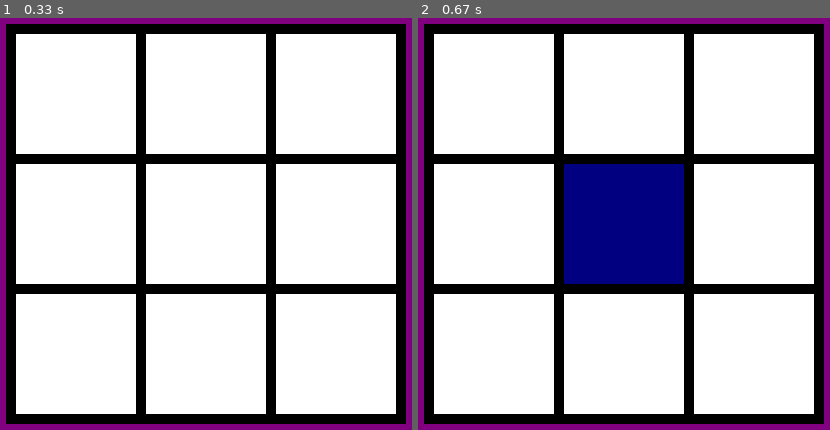
Above: before the commit, frames 1-2 (left to right).
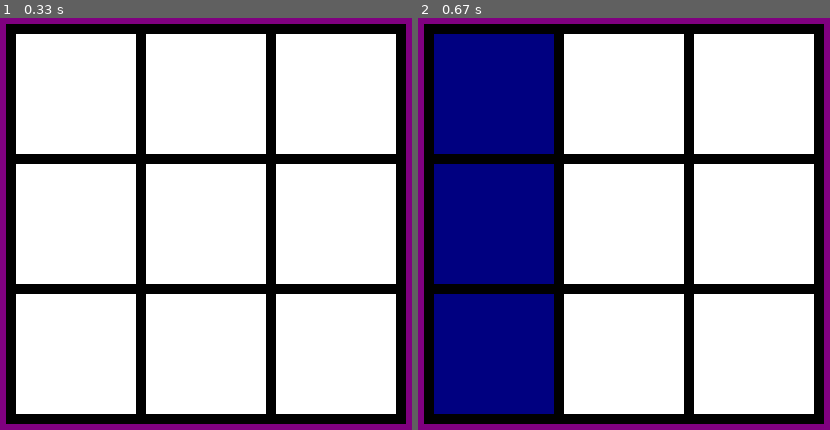
Above: after the commit, the same moments.

Repository: saarkatz/TheGameCollection
Game: pygame game, started from TicTacToe.py
Same seed, same stepped clock (60 frames per second), same inputs: the game is played once before the commit and once after it.
Inputs (mouse positions are in pixels of both pictures, inside the frame that each line leads up to):
- Up to frame 1 (0.33 s): no input
- Up to frame 2 (0.67 s): click (624, 224) at 0.38 s

Frame 1 is identical in both runs. In frame 2, 34% of the frame differs, in the area x 3-65%, y 3-97%.

Commit message:
db, option to move between rooms

Diff:
--- /dev/null
+++ b/TextAdventure/Room.py
@@ -0,0 +1,44 @@
+import json
+import sqlite3
+
+ROOM_DB = "rooms.db"
+
+
+def get_room(room_id):
+    ret_room = None
+
+    connect = sqlite3.connect(ROOM_DB)
+
+    for row in connect.execute("select json from rooms where id=?", (room_id,)):
+        json_text = row[0]
+        dictionary = json.loads(json_text)
+        dictionary['room_id'] = room_id
+        ret_room = Room(**dictionary)
+        break
+    return ret_room
+
+
+class Room:
+    def __init__(self, room_id=0, name="A Room", description="An empty room", neighbors={}):
+        self.room_id = room_id
+        self.name = name
+        self.description = description
+        self.neighbors = neighbors
+
+    def _neighbor(self, direction):
+        if direction in self.neighbors:
+            return self.neighbors[direction]
+        else:
+            return None
+
+    def north(self):
+        return self._neighbor('n')
+
+    def south(self):
+        return self._neighbor('s')
+
+    def east(self):
+        return self._neighbor('e')
+
+    def west(self):
+        return self._neighbor('w')
--- /dev/null
+++ b/TextAdventure/TextAdventureGame.py
@@ -0,0 +1,83 @@
+import cmd
+import json
+from Room import get_room
+import textwrap
+
+START_ROOM = 1
+
+
+class Game(cmd.Cmd):
+    def __init__(self):
+        cmd.Cmd.__init__(self)
+        self.location = get_room(START_ROOM)
+        self.look()
+
+    def move(self, direction):
+        """
+
+        """
+        newroom = self.location._neighbor(direction)
+        if newroom is None:
+            print("You can't go that way.")
+        else:
+            self.location = get_room(newroom)
+            self.look()
+
+    def look(self):
+        """
+        Look on your current room
+        """
+        print(self.location.name)
+        print("")
+        for line in textwrap.wrap(self.location.description):
+            print(line)
+
+    def do_n(self, args):
+        """
+        Go north
+        """
+        self.move('n')
+
+    def do_s(self, args):
+        """
+        Go south
+        """
+        self.move('s')
+
+    def do_w(self, args):
+        """
+        Go west
+        """
+        self.move('w')
+
+    def do_e(self, args):
+        """
+        Go east
+        """
+        self.move('e')
+
+    def do_up(self, args):
+        """
+        Go up
+        """
+        self.move('up')
+
+    def do_down(self, args):
+        """
+        Go down
+        """
+        self.move('down')
+
+    def do_quit(self, args):
+        """
+        Leaves the game
+        :param args:
+        :return:
+        """
+        print("Thanks for playing")
+        return True
+
+
+if __name__ == "__main__":
+    game = Game()
+    game.cmdloop()
--- /dev/null
+++ b/TextAdventure/db.py
@@ -0,0 +1,27 @@
+import sys
+import sqlite3
+import os
+import os.path
+
+PATH = "rooms"
+
+
+def main(dbname):
+    connect = sqlite3.connect(dbname)
+    connect.execute("CREATE TABLE IF NOT EXISTS rooms(id INTEGER PRIMARY KEY, json TEXT NOT NULL)")
+    connect.commit()
+
+    for filename in os.listdir(PATH):
+        base, extension = os.path.splitext(filename)
+        if extension == ".json":
+            with open("{0}//{1}".format(PATH, filename), 'r') as json_file:
+                json = json_file.read()
+
+                print("Inserting room {0}".format(int(base)))
+
+                connect.execute("INSERT OR REPLACE INTO rooms(id, json) VALUES(?, ?);", (int(base), json))
+                connect.commit()
+
+
+if __name__ == "__main__":
+    main("rooms.db")
--- /dev/null
+++ b/TextAdventure/rooms/1.json
@@ -0,0 +1,4 @@
+{"name": "Great Hall",
+"description": "You're stnding in the Great Hall. It is very red. It extends to the west.",
+"neighbors": {"w": 2}
+}
--- /dev/null
+++ b/TextAdventure/rooms/2.json
@@ -0,0 +1,4 @@
+{"name": "Coridor",
+"description": "You're now in the largest coridor of the castle. Huge chandaliers light the place. You can see different drawings on the walls.",
+"neighbors": {"w": 3}
+}
--- a/TicTacToe.py
+++ b/TicTacToe.py
@@ -1,4 +1,5 @@
 import pygame
+import time
 
 # The title of the windows
 CAPTION = 'TicTacToe'
@@ -12,6 +13,10 @@
 BLUE = (0, 0, 128)
 RED = (128, 0, 0)
 
+# board rows and columns
+ROWS = 3
+COLUMNS = 3
+
 # The shape of the board
 BOARD_SIZE = (400, 400)
 BORDER_SIZE = (10, 10)
@@ -19,23 +24,59 @@
 SQUERE_SIZE = ((BOARD_SIZE[0] - BORDER_SIZE[0] * 4) / 3, (BOARD_SIZE[1] - BORDER_SIZE[1] * 4) / 3)
 
 # Player constants
-NOPLAYER = WHITE
-PLAYER1 = BLUE
-PLAYER2 = RED
+NOPLAYER = 0
+PLAYER1 = 1
+PLAYER2 = 2
+
+# player colors
+NOPLAYER_COLOR = WHITE
+PLAYER1_COLOR = BLUE
+PLAYER2_COLOR = RED
+PLAYER_COLORS = (NOPLAYER_COLOR, PLAYER1_COLOR, PLAYER2_COLOR)
+
+# TODO: ask players what are they're names, and print the winners name at the end (instead of "player 1/2")
+WINNING_MESSAGE = 'Congratulations {0} you are the winner!!!'
+
+
+# TODO: understand why this function doesn't work...
+# Check if current player won the game
+def is_win(player, board, curr_row, curr_col):
+    curr_color = PLAYER1_COLOR
+    if player == 1:
+        curr_color = PLAYER2_COLOR
+
+    # print(curr_color)
+    # print()
+
+    # check if a player finished a row
+    count = 0
+    for column in range(COLUMNS):
+        if not board[curr_row][column] == curr_color:
+            # print(board[curr_row][column])
+            count += 1
+            break
+    if count == 3:
+        return True
+    count = 0
+    for row in range(ROWS):
+        if not board[curr_col][row] == curr_color:
+            count += 1
+            break
+    if count == 3:
+        return True
+
+    return False
 
 
 # The main function. Contains the main loop of the game
 def main():
     pygame.init()
+    pygame.font.init()
     screen = pygame.display.set_mode(RESOLUTION)
     pygame.display.set_caption(CAPTION)
 
     # The model of the board
-    board = [
-        [NOPLAYER, NOPLAYER, NOPLAYER],
-        [NOPLAYER, NOPLAYER, NOPLAYER],
-        [NOPLAYER, NOPLAYER, NOPLAYER]
-    ]
+    board = [[NOPLAYER] * ROWS] * COLUMNS
 
     # The view of the board
     board_view = [
@@ -44,14 +85,15 @@
                 TOPRIGHT_CORNER[0] + BORDER_SIZE[0] + (SQUERE_SIZE[0] + BORDER_SIZE[0]) * i,
                 TOPRIGHT_CORNER[1] + BORDER_SIZE[1] + (SQUERE_SIZE[1] + BORDER_SIZE[1]) * j,
                 SQUERE_SIZE[0], SQUERE_SIZE[1]
-            ) for i in range(3)
-        ] for j in range(3)
+            ) for i in range(COLUMNS)
+        ] for j in range(ROWS)
     ]
 
     turn = 1
 
+    victory = False
     try:
-        while 1:
+        while not victory:
             # Handle quit events
             event = pygame.event.wait()
             if event.type == pygame.QUIT:
@@ -61,26 +103,47 @@
                     break
 
             # Game logic
+            # when button is pressed
             if event.type == pygame.MOUSEBUTTONDOWN and event.button == 1:
-                for i in range(3):
-                    for j in range(3):
-                        if board[i][j] == NOPLAYER and board_view[i][j].collidepoint(pygame.mouse.get_pos()):
-                            if turn % 2 == 1:
+                # TODO: why is it like that?
+                for i in range(ROWS):
+                    for j in range(COLUMNS):
+                        print(i, j, board[i][j], board_view[i][j], board_view[i][j].collidepoint((115, 375)))
+                        player = turn % 2
+
+                        if board[i][j] == NOPLAYER and board_view[i][j].collidepoint((115, 375)):
+                            if player == 1:
                                 board[i][j] = PLAYER1
                             else:
                                 board[i][j] = PLAYER2
                             turn += 1
+                            if is_win(player, board, i, j):
+                                if player == 1:
+                                    screen.fill(PLAYER1_COLOR)
+                                    winner = "player 1"
+                                else:
+                                    screen.fill(PLAYER2_COLOR)
+                                    winner = "player 2"
+                                winning_font = pygame.font.SysFont('Comic Sans MS', 15)
+                                winning_text = winning_font.render(WINNING_MESSAGE.format(winner), False, (0, 0, 0))
+                                screen.blit(winning_text, (0, 0))
+                                pygame.display.update()
+                                victory = True
+                                time.sleep(5)
 
-            # Draw the board
-            screen.fill(PURPLE)
-            pygame.draw.rect(screen, BLACK, [TOPRIGHT_CORNER[0], TOPRIGHT_CORNER[1],
-                                             BOARD_SIZE[0], BOARD_SIZE[1]])
-            for i in range(3):
-                for j in range(3):
-                    pygame.draw.rect(screen, board[i][j], board_view[i][j])
-            pygame.display.update()
+            # show regular updated board
+            if not victory:
+                # Draw the board
+                screen.fill(PURPLE)
+                pygame.draw.rect(screen, BLACK, [TOPRIGHT_CORNER[0], TOPRIGHT_CORNER[1],
+                                                 BOARD_SIZE[0], BOARD_SIZE[1]])
+                for i in range(ROWS):
+                    for j in range(COLUMNS):
+                        pygame.draw.rect(screen, PLAYER_COLORS[board[i][j]], board_view[i][j])
+                pygame.display.update()
 
     finally:
+        # todo: maybe print something before quiting
         pygame.quit()
 
 
Binary file added: TextAdventure/rooms.db
